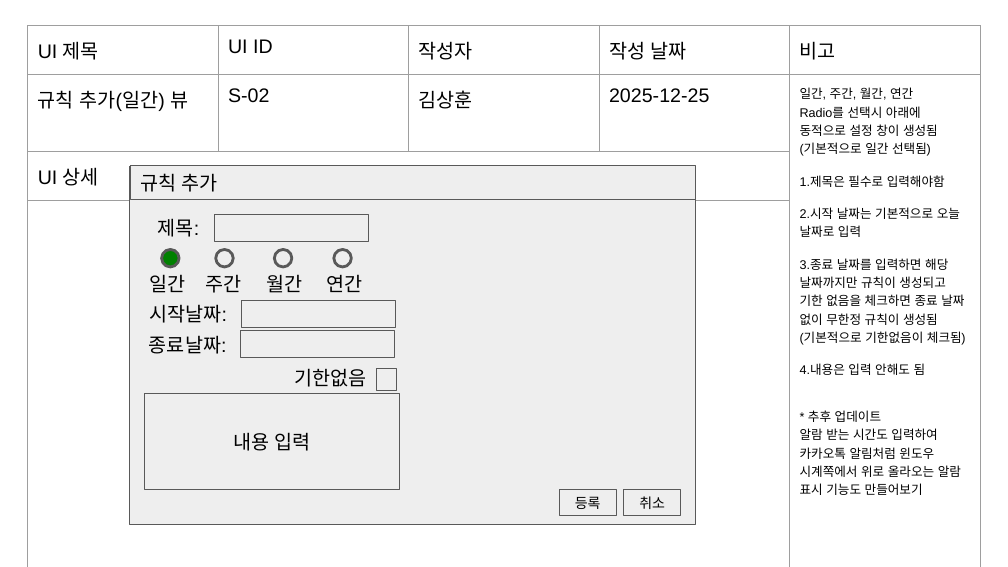
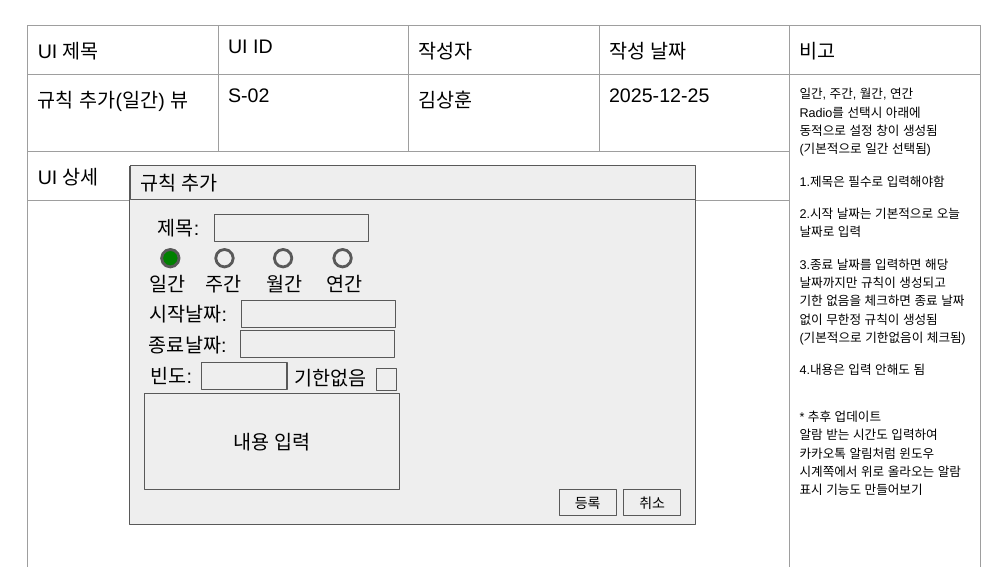
Before and after one commit to yofp1937/Todo_List, a slide deck: slide 8 of 문서/Todo_List 화면 기획서.pptx. Drawn at 1008x567 pixels with LibreOffice and Linux fonts; fonts in the diff are those of the drawing. Boxes give left, top, right and bottom in pixels: in the first picture for what was removed or moved away, otherwise in the second. Text is boxed around its words. In the diff, an @@ line names an element or a change of style, - is before the commit and + after.

```diff
--- a/문서/Todo_List 화면 기획서.pptx
+++ b/문서/Todo_List 화면 기획서.pptx
@@ text added at box(150, 366, 192, 384), 14 pt, text #000000 @@
+빈도:
@@ rectangle added at box(202, 362, 287, 389), fill #EEEEEE, outline #595959 0.75 pt @@
```
Also in this commit, not shown: 5 other slides changed, 43 other files.
